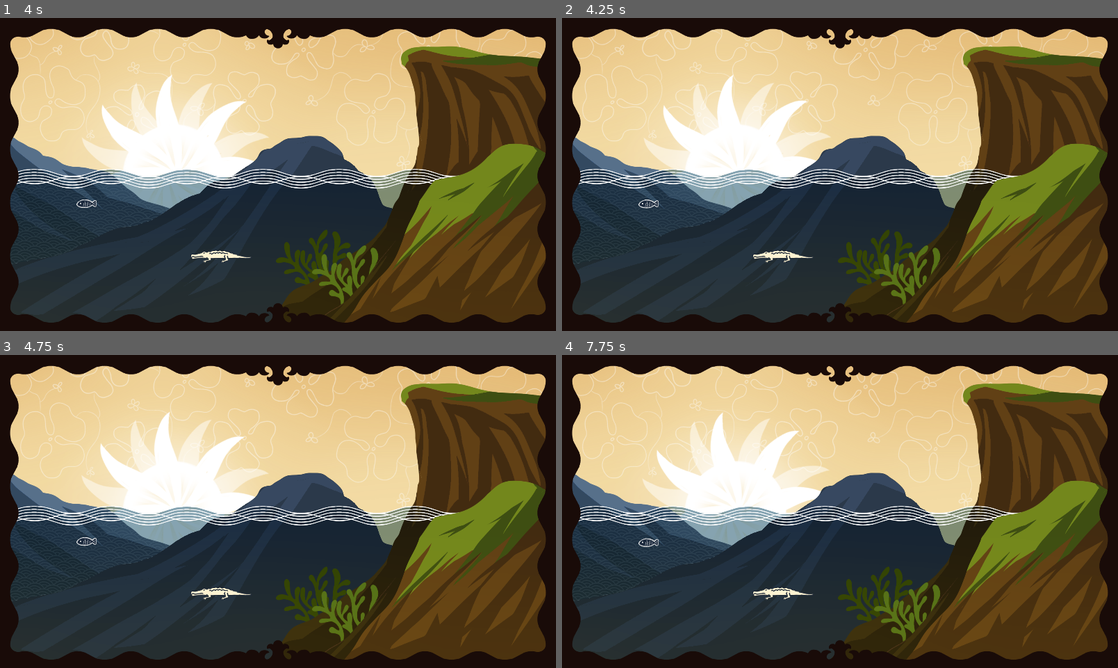
Above: before the commit, frames 1-4 (two rows, left to right).
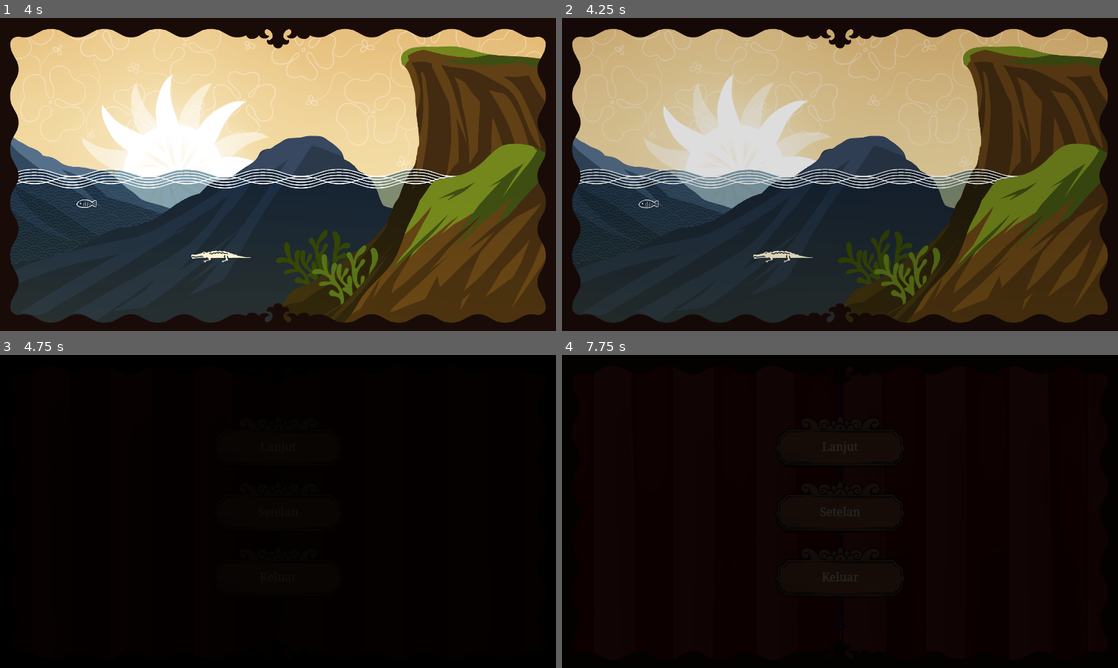
Above: after the commit, the same moments.

Repository: istamarahsan/youma-gemastik-2023
Game: Godot game, scene res://game.tscn
The game is run twice, just before and just after one commit, with the same random seed, the same clock (stepped at 60 frames per second) and the same inputs. This scene is started directly instead of the project's main scene.
Inputs (mouse positions are in pixels of both pictures, inside the frame that each line leads up to):
- Up to frame 1 (4 s): move the mouse to (88, 205) at 0.52 s; click (88, 205) at 0.67 s; move the mouse to (328, 259) at 1.27 s; click (328, 259) at 1.42 s; move the mouse to (261, 205) at 2.02 s; click (261, 205) at 2.17 s; move the mouse to (478, 255) at 2.77 s; click (478, 255) at 2.92 s; tap Enter at 3.5 s; move the mouse to (517, 158) at 3.52 s; click (517, 158) at 3.67 s
- Up to frame 2 (4.25 s): tap Escape (ui_cancel) at 4.15 s
- Up to frame 3 (4.75 s): move the mouse to (55, 398) at 4.27 s; click (55, 398) at 4.42 s
- Up to frame 4 (7.75 s): click (840, 442) at 5 s, where only the run after the commit has a clickable "Lanjut"; click (840, 508) at 5.75 s, where only the run after the commit has a clickable "Setelan"; click (840, 574) at 6.5 s, where only the run after the commit has a clickable "Keluar"; click (840, 442) at 7.25 s, where only the run after the commit has a clickable "Lanjut"

Frame 1 is identical in both runs. In frame 2, 32% of the frame differs, in the area x 1-99%, y 3-78%; in frame 3, 86%, in the area x 1-99%, y 3-98%; in frame 4, 86%.

Commit message:
pause menu ( no settings)

Diff:
--- a/game.gd
+++ b/game.gd
@@ -3,13 +3,18 @@
 
 enum State {
 	LoadingStage,
-	InStage
+	InStage,
+	Paused,
+	Pausing
 }
 
 signal quit_to_main_menu
 
+const pause_menu_scene: PackedScene = preload("res://ui/pause-menu/pause_menu.tscn")
+
 @export var stage_set: GameStageSet
-@export var transition_cover: TransitionCover
+@export var stage_transition_cover: TransitionCover
+@export var pause_transition_cover: TransitionCover
 
 var active_stage: Stage
 var stage_num: int = 0
@@ -21,7 +26,7 @@
 
 func _unhandled_input(event):
 	if event.is_action_pressed("ui_cancel"):
-		quit_to_main_menu.emit()
+		_to_pause_menu()
 
 func _on_stage_completed():
 	_transition_and_load_next_stage()
@@ -30,22 +35,62 @@
 	quit_to_main_menu.emit()
 
 func _transition_and_load_next_stage():
+	state = State.LoadingStage
 	stage_num += 1
-	state = State.LoadingStage
-	transition_cover.close()
-	await transition_cover.done
+	stage_transition_cover.close()
+	await stage_transition_cover.done
 	_load_stage()
-	transition_cover.open()
+	stage_transition_cover.open()
 	state = State.InStage
 
 func _load_stage():
 	if active_stage != null and is_instance_valid(active_stage):
 		active_stage.queue_free()
 	if stage_num >= stage_set.stages.size():
-		quit_to_main_menu.emit()
+		_on_levels_completed()
 		return
 	var stage_scene = stage_set.stages[stage_num]
 	active_stage = stage_scene.instantiate() as Stage
 	add_child(active_stage)
 	active_stage.exited.connect(_on_stage_exited)
 	active_stage.completed.connect(_on_stage_completed)
+
+func _to_pause_menu():
+	if state != State.InStage:
+		return
+	state = State.Pausing
+	pause_transition_cover.close()
+	await pause_transition_cover.done
+	if active_stage != null:
+		active_stage.visible = false
+	var pause_menu = pause_menu_scene.instantiate() as PauseMenu
+	_hook_up_pause_menu(pause_menu)
+	add_child(pause_menu)
+	pause_transition_cover.open()
+	await pause_transition_cover.done
+	state = State.Paused
+
+func _hook_up_pause_menu(menu: PauseMenu):
+	menu.lanjut.connect(func(): _on_pause_menu_lanjut(menu))
+	menu.quit.connect(func(): _on_pause_menu_quit(menu))
+
+func _on_pause_menu_lanjut(menu: PauseMenu):
+	if state != State.Paused:
+		return
+	state = State.Pausing
+	pause_transition_cover.close()
+	await pause_transition_cover.done
+	menu.visible = false
+	active_stage.visible = true
+	pause_transition_cover.open()
+	await pause_transition_cover.done
+	menu.queue_free()
+	state = State.InStage
+
+func _on_pause_menu_quit(menu: PauseMenu):
+	if state != State.Paused:
+		return
+	quit_to_main_menu.emit()
+
+func _on_levels_completed():
+	quit_to_main_menu.emit()
--- a/game.tscn
+++ b/game.tscn
@@ -1,20 +1,30 @@
-[gd_scene load_steps=6 format=3 uid="uid://d00nirxfwmfs0"]
+[gd_scene load_steps=7 format=3 uid="uid://d00nirxfwmfs0"]
 
 [ext_resource type="Script" path="res://game.gd" id="1_yodcq"]
 [ext_resource type="Resource" uid="uid://b40mguy7ahpdq" path="res://stage_set_main.tres" id="2_8ou3x"]
 [ext_resource type="PackedScene" uid="uid://dgtwkefcxn0qs" path="res://transition_cover.tscn" id="5_n1f1a"]
 [ext_resource type="Shader" path="res://shaders/transition_cover.gdshader" id="6_ykqvb"]
 
-[sub_resource type="ShaderMaterial" id="ShaderMaterial_eu331"]
+[sub_resource type="ShaderMaterial" id="ShaderMaterial_lg13c"]
 resource_local_to_scene = true
 shader = ExtResource("6_ykqvb")
 shader_parameter/opacity = 0.0
 
-[node name="Game" type="Node2D" node_paths=PackedStringArray("transition_cover")]
+[sub_resource type="ShaderMaterial" id="ShaderMaterial_sm1tv"]
+resource_local_to_scene = true
+shader = ExtResource("6_ykqvb")
+shader_parameter/opacity = 0.0
+
+[node name="Game" type="Node2D" node_paths=PackedStringArray("stage_transition_cover", "pause_transition_cover")]
 script = ExtResource("1_yodcq")
 stage_set = ExtResource("2_8ou3x")
-transition_cover = NodePath("TransitionCover")
+stage_transition_cover = NodePath("StageCover")
+pause_transition_cover = NodePath("PauseCover")
 
-[node name="TransitionCover" parent="." instance=ExtResource("5_n1f1a")]
-material = SubResource("ShaderMaterial_eu331")
+[node name="StageCover" parent="." instance=ExtResource("5_n1f1a")]
+material = SubResource("ShaderMaterial_lg13c")
 time_seconds = 2.0
+
+[node name="PauseCover" parent="." instance=ExtResource("5_n1f1a")]
+material = SubResource("ShaderMaterial_sm1tv")
+time_seconds = 0.5
--- /dev/null
+++ b/ui/pause-menu/pause_menu.gd
@@ -0,0 +1,18 @@
+extends Control
+class_name PauseMenu
+
+signal lanjut
+signal quit
+
+func _unhandled_input(event):
+	if event.is_action_pressed("ui_cancel"):
+		lanjut.emit()
+
+func _on_pause_menu_buttons_lanjut():
+	lanjut.emit()
+
+func _on_pause_menu_buttons_settings():
+	pass # Replace with function body.
+
+func _on_pause_menu_buttons_quit():
+	quit.emit()
--- a/ui/pause-menu/pause_menu.tscn
+++ b/ui/pause-menu/pause_menu.tscn
@@ -1,9 +1,55 @@
-[gd_scene format=3 uid="uid://b62jkvffpempr"]
+[gd_scene load_steps=6 format=3 uid="uid://b62jkvffpempr"]
+
+[ext_resource type="Script" path="res://ui/pause-menu/pause_menu.gd" id="1_cse0g"]
+[ext_resource type="PackedScene" uid="uid://c7mlh2d7fm88r" path="res://ui/pause-menu/pause_menu_buttons.tscn" id="2_kqkbq"]
+[ext_resource type="Texture2D" uid="uid://cbve31hief2gv" path="res://assets/ui/Pause Menu/Curtain (Left).png" id="3_6c6nu"]
+[ext_resource type="Texture2D" uid="uid://t3kco8kum3l5" path="res://assets/ui/Pause Menu/Curtain (Right).png" id="4_y88jj"]
+[ext_resource type="Texture2D" uid="uid://b01vb4lpj8gsr" path="res://assets/maps/0Frame/Frame.png" id="5_gvq7u"]
 
 [node name="PauseMenu" type="Control"]
+z_as_relative = false
 layout_mode = 3
+anchors_preset = 0
+offset_right = 1920.0
+offset_bottom = 1080.0
+script = ExtResource("1_cse0g")
+
+[node name="TextureRect" type="TextureRect" parent="."]
+z_index = 5
+layout_mode = 1
 anchors_preset = 15
 anchor_right = 1.0
 anchor_bottom = 1.0
 grow_horizontal = 2
 grow_vertical = 2
+texture = ExtResource("5_gvq7u")
+
+[node name="HBoxContainer" type="HBoxContainer" parent="."]
+layout_mode = 1
+anchors_preset = 15
+anchor_right = 1.0
+anchor_bottom = 1.0
+grow_horizontal = 2
+grow_vertical = 2
+alignment = 1
+
+[node name="CurtainLeft" type="TextureRect" parent="HBoxContainer"]
+layout_mode = 2
+texture = ExtResource("3_6c6nu")
+metadata/_edit_lock_ = true
+
+[node name="CurtainRight" type="TextureRect" parent="HBoxContainer"]
+layout_mode = 2
+texture = ExtResource("4_y88jj")
+metadata/_edit_lock_ = true
+
+[node name="PauseMenuButtons" parent="." instance=ExtResource("2_kqkbq")]
+layout_mode = 1
+anchor_left = 0.381
+anchor_right = 0.62
+offset_left = 0.47998
+offset_right = -0.400024
+
+[connection signal="lanjut" from="PauseMenuButtons" to="." method="_on_pause_menu_buttons_lanjut"]
+[connection signal="quit" from="PauseMenuButtons" to="." method="_on_pause_menu_buttons_quit"]
+[connection signal="settings" from="PauseMenuButtons" to="." method="_on_pause_menu_buttons_settings"]
--- /dev/null
+++ b/ui/pause-menu/pause_menu_board.tscn
@@ -0,0 +1,35 @@
+[gd_scene load_steps=4 format=3 uid="uid://cd3xxlh8ak4e7"]
+
+[ext_resource type="Script" path="res://ui/main-menu/main_menu_board.gd" id="1_3wonk"]
+[ext_resource type="Texture2D" uid="uid://duffr5358w8bw" path="res://assets/ui/Pause Menu/Board (Empty).png" id="1_mkr4y"]
+[ext_resource type="Theme" uid="uid://44i6ats70703" path="res://assets/youma_theme.tres" id="3_rmbua"]
+
+[node name="Board" type="TextureButton"]
+anchors_preset = -1
+anchor_right = 0.239
+anchor_bottom = 0.179
+offset_right = -0.880005
+offset_bottom = -0.320007
+grow_horizontal = 2
+grow_vertical = 2
+texture_normal = ExtResource("1_mkr4y")
+texture_pressed = ExtResource("1_mkr4y")
+texture_hover = ExtResource("1_mkr4y")
+texture_disabled = ExtResource("1_mkr4y")
+texture_focused = ExtResource("1_mkr4y")
+script = ExtResource("1_3wonk")
+text = "Text"
+
+[node name="Label" type="Label" parent="."]
+layout_mode = 1
+anchors_preset = 15
+anchor_right = 1.0
+anchor_bottom = 1.0
+offset_top = 23.0
+grow_horizontal = 2
+grow_vertical = 2
+theme = ExtResource("3_rmbua")
+theme_override_font_sizes/font_size = 40
+text = "Text"
+horizontal_alignment = 1
+vertical_alignment = 1
--- /dev/null
+++ b/ui/pause-menu/pause_menu_buttons.gd
@@ -0,0 +1,15 @@
+extends Control
+class_name PauseMenuButtons
+
+signal lanjut
+signal settings
+signal quit
+
+func _on_continue_button_up():
+	lanjut.emit()
+
+func _on_settings_button_up():
+	settings.emit()
+
+func _on_quit_button_up():
+	quit.emit()
--- /dev/null
+++ b/ui/pause-menu/pause_menu_buttons.tscn
@@ -0,0 +1,57 @@
+[gd_scene load_steps=5 format=3 uid="uid://c7mlh2d7fm88r"]
+
+[ext_resource type="Texture2D" uid="uid://brklm3qe2modc" path="res://assets/ui/Pause Menu/Pause Menu Guide.png" id="1_cwayh"]
+[ext_resource type="Script" path="res://ui/pause-menu/pause_menu_buttons.gd" id="1_ramrg"]
+[ext_resource type="PackedScene" uid="uid://cd3xxlh8ak4e7" path="res://ui/pause-menu/pause_menu_board.tscn" id="2_uqqgy"]
+[ext_resource type="Texture2D" uid="uid://bjea3wal8hdbg" path="res://assets/ui/Pause Menu/Rope.png" id="3_p2eyb"]
+
+[node name="PauseMenuButtons" type="Control"]
+layout_mode = 3
+anchor_right = 0.239
+anchor_bottom = 1.0
+offset_right = -0.880005
+grow_horizontal = 2
+grow_vertical = 2
+script = ExtResource("1_ramrg")
+
+[node name="PauseMenuGuide" type="Sprite2D" parent="."]
+visible = false
+position = Vector2(-732, 0)
+texture = ExtResource("1_cwayh")
+centered = false
+
+[node name="TextureRect" type="TextureRect" parent="."]
+layout_mode = 1
+anchors_preset = -1
+offset_left = 211.5
+offset_right = 246.5
+offset_bottom = 949.0
+grow_horizontal = 2
+texture = ExtResource("3_p2eyb")
+
+[node name="VBoxContainer" type="VBoxContainer" parent="."]
+layout_mode = 1
+offset_top = 207.0
+offset_right = 458.0
+offset_bottom = 850.0
+theme_override_constants/separation = 32
+alignment = 1
+
+[node name="Lanjut" parent="VBoxContainer" instance=ExtResource("2_uqqgy")]
+layout_mode = 2
+text = "Lanjut"
+metadata/_edit_lock_ = true
+
+[node name="Settings" parent="VBoxContainer" instance=ExtResource("2_uqqgy")]
+layout_mode = 2
+text = "Setelan"
+metadata/_edit_lock_ = true
+
+[node name="Quit" parent="VBoxContainer" instance=ExtResource("2_uqqgy")]
+layout_mode = 2
+text = "Keluar"
+metadata/_edit_lock_ = true
+
+[connection signal="button_up" from="VBoxContainer/Lanjut" to="." method="_on_continue_button_up"]
+[connection signal="button_up" from="VBoxContainer/Settings" to="." method="_on_settings_button_up"]
+[connection signal="button_up" from="VBoxContainer/Quit" to="." method="_on_quit_button_up"]
Not shown: 2 places in main.tscn that only renumber resources
